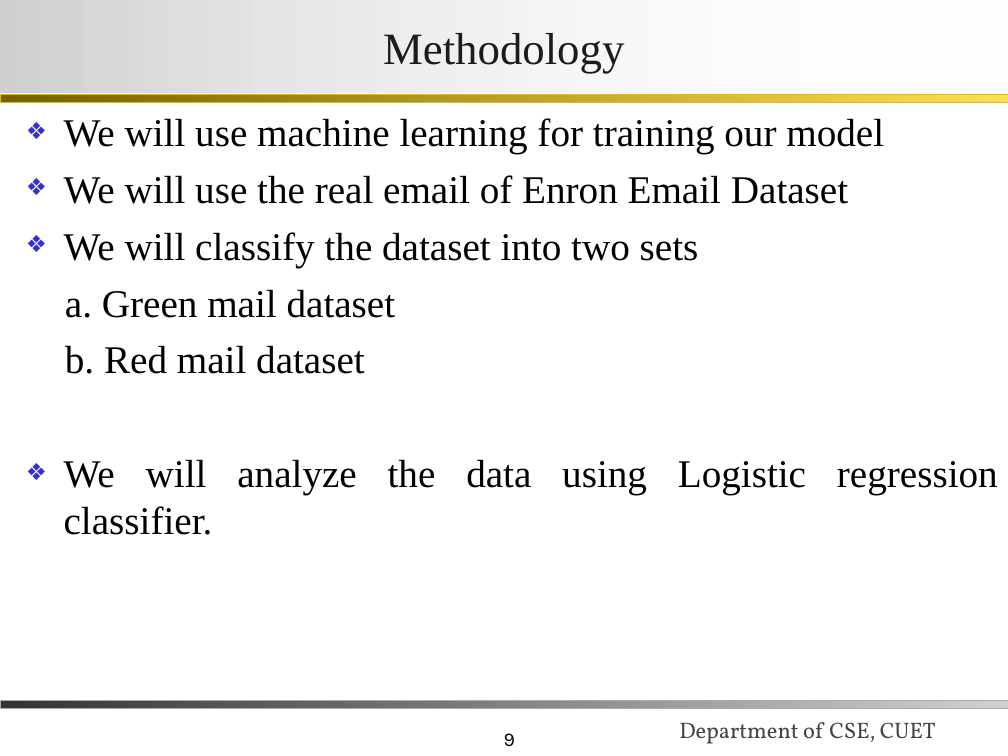
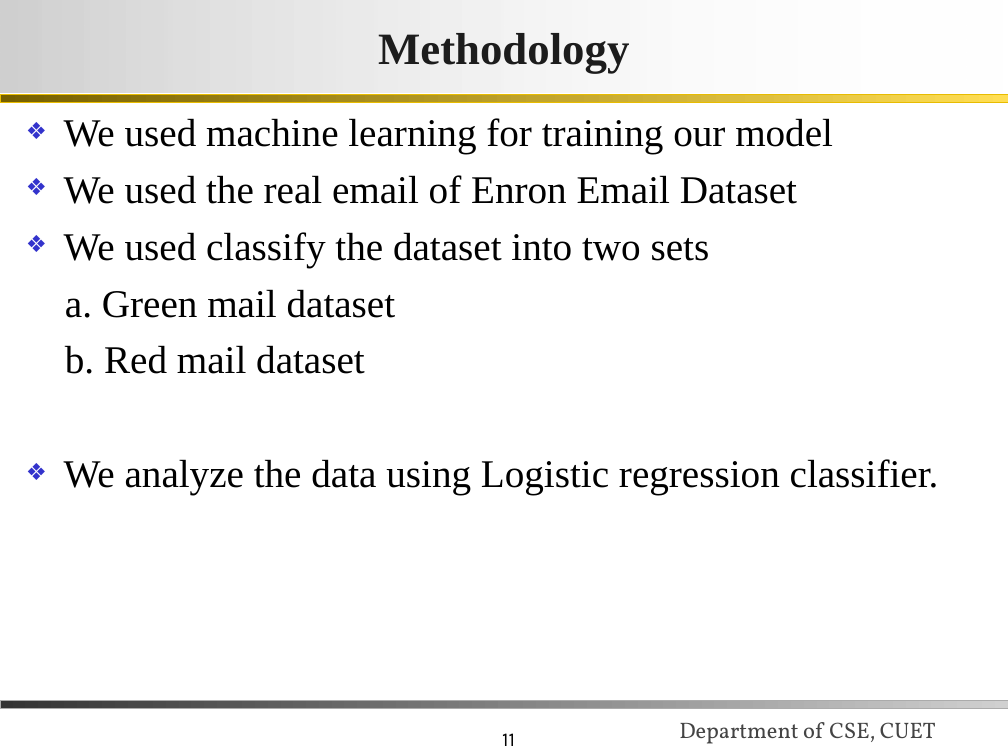
Before and after one commit to iRaM-sAgOr/email_data, a slide deck: slide 11 of myReport/final_presentation.ppt (slide 9 before the commit). Drawn at 1008x756 pixels with LibreOffice and Linux fonts; fonts in the diff are those of the drawing; background and template pictures are left out. Boxes give left, top, right and bottom in pixels: in the first picture for what was removed or moved away, otherwise in the second. Text is boxed around its words. In the diff, an @@ line names an element or a change of style, - is before the commit and + after.

```diff
--- a/myReport/final_presentation.ppt
+++ b/myReport/final_presentation.ppt
@@ title "Methodology" at bbox=[0, 0, 1008, 92]: bold on @@
@@ text at bbox=[64, 118, 833, 267]: text changed @@
-❖ We will use machine learning for training our model
-❖ We will use the real email of Enron Email Dataset
-❖ We will classify the dataset into two sets
+❖ We used machine learning for training our model
+❖ We used the real email of Enron Email Dataset
+❖ We used classify the dataset into two sets
@@ text at bbox=[64, 459, 939, 495]: text changed @@
-❖ We will analyze the data using Logistic regression classifier.
+❖ We analyze the data using Logistic regression classifier.
@@ page number at bbox=[502, 733, 515, 746]: text changed @@
-9
+11
```
Also in this commit, not shown: 21 other slides changed, 3 slides added, 1 slide removed, 9 other files.
